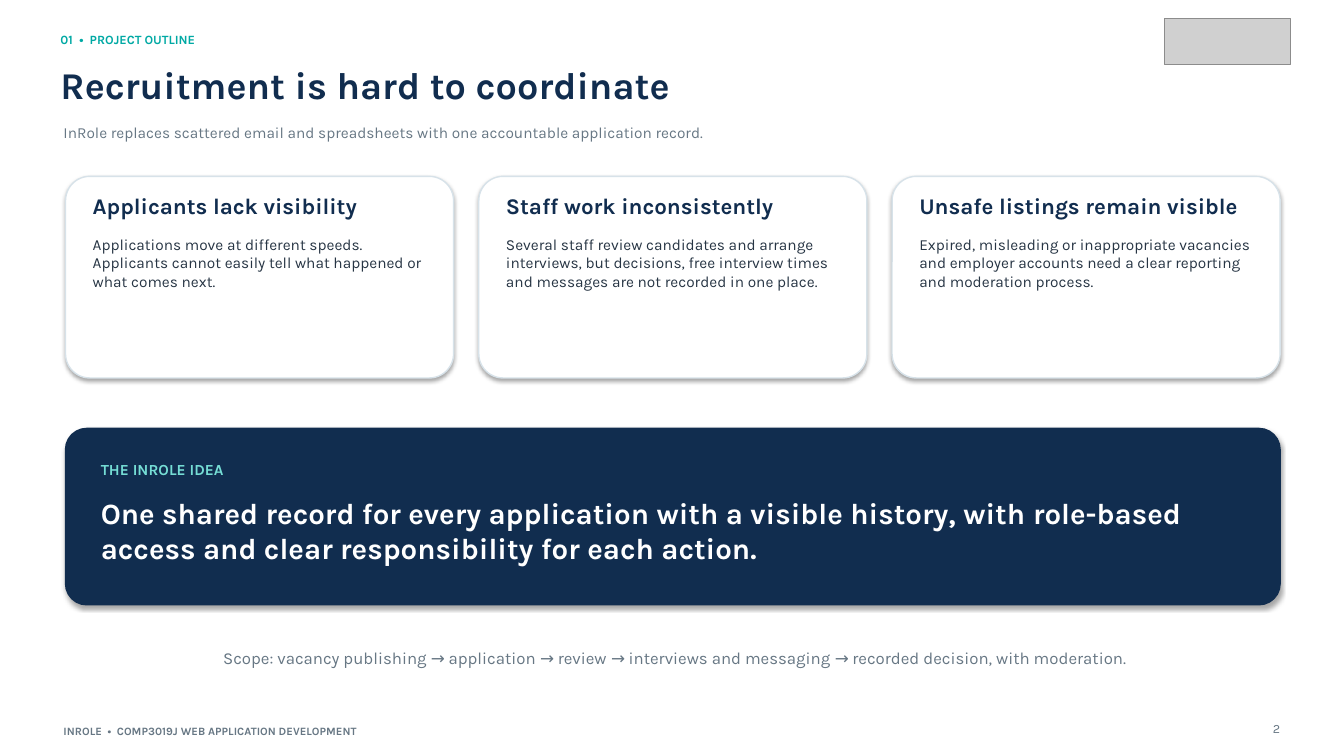
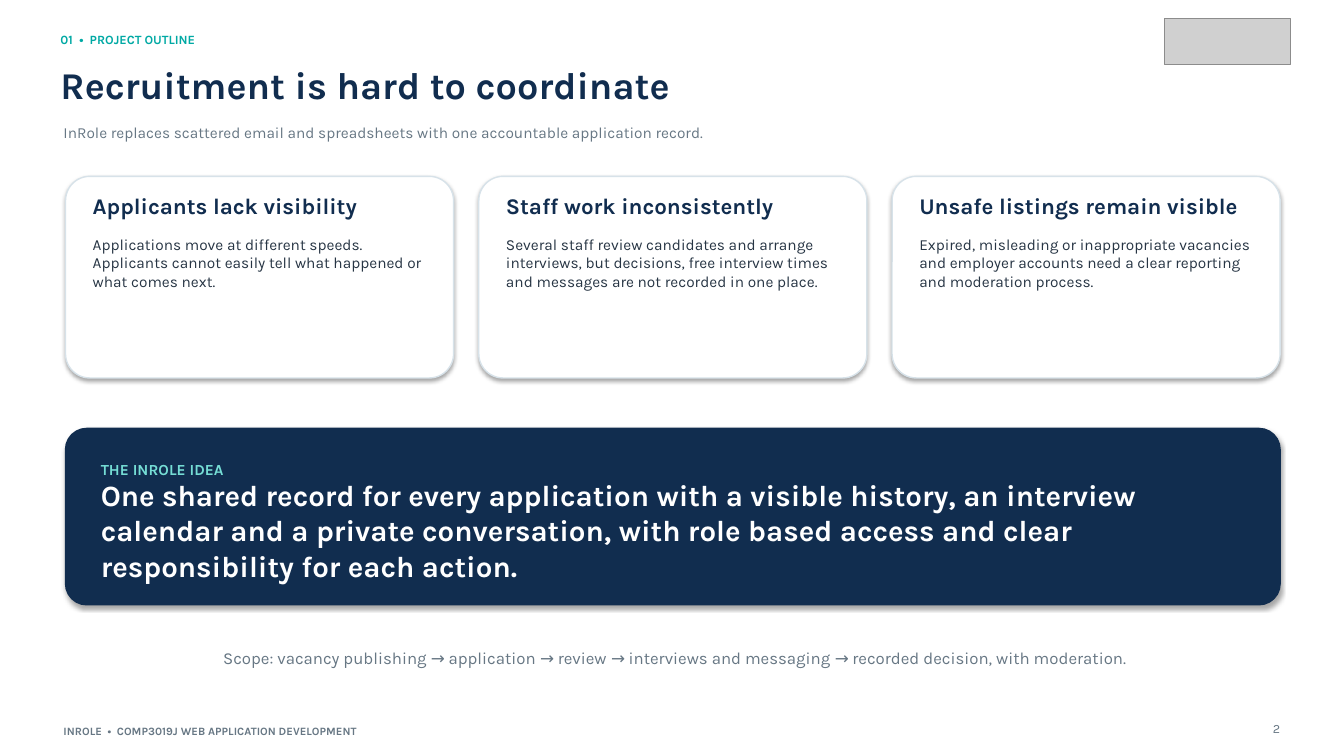
Before and after one commit to hmzayasin/Web-Dev-Project, a slide deck: slide 2 of InRole_Presentation.pptx. Drawn at 1344x756 pixels with LibreOffice and Linux fonts; fonts in the diff are those of the drawing; grey boxes stand for pictures. Boxes give left, top, right and bottom in pixels: in the first picture for what was removed or moved away, otherwise in the second. Text is boxed around its words. In the diff, an @@ line names an element or a change of style, - is before the commit and + after.

Commit message:
Application Rules + Dashboard + Recruiter Status Updates

```diff
--- a/InRole_Presentation.pptx
+++ b/InRole_Presentation.pptx
@@ text at bbox=[101, 485, 1135, 584]: text changed @@
-One shared record for every application with a visible history, with role-based access and clear responsibility for each action.
+One shared record for every application with a visible history, an interview calendar and a private conversation, with role based access and clear responsibility for each action.
```
Also in this commit, not shown: 2 other slides changed, 15 other files.
